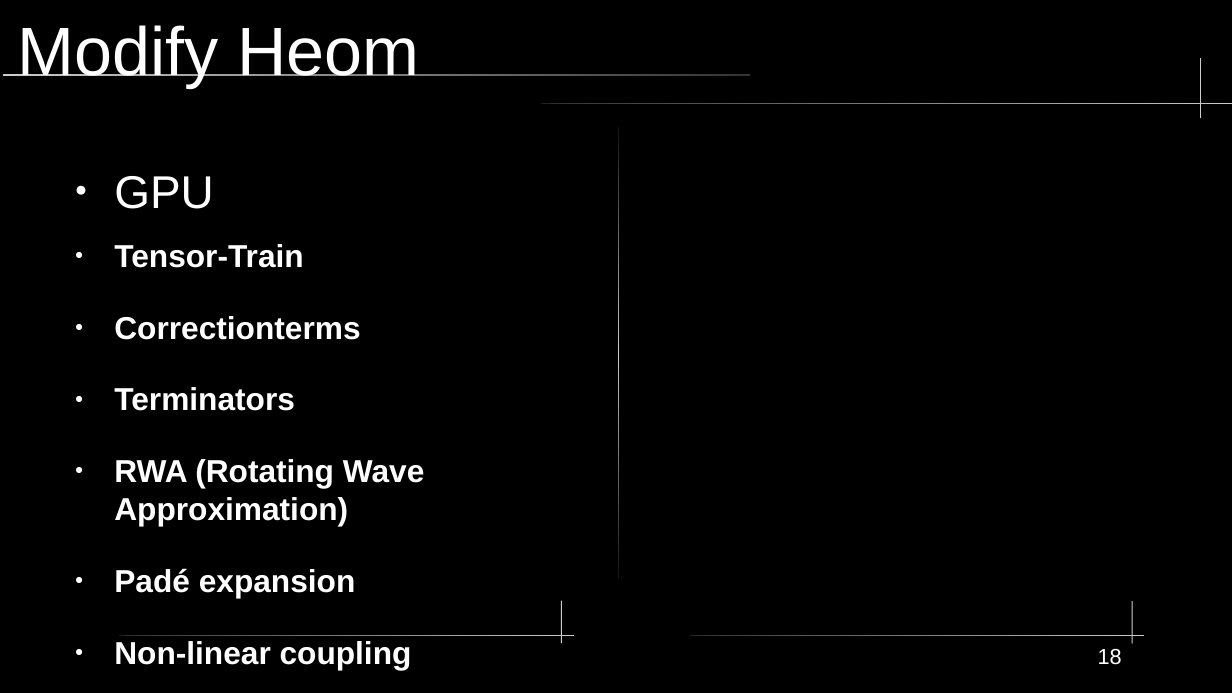
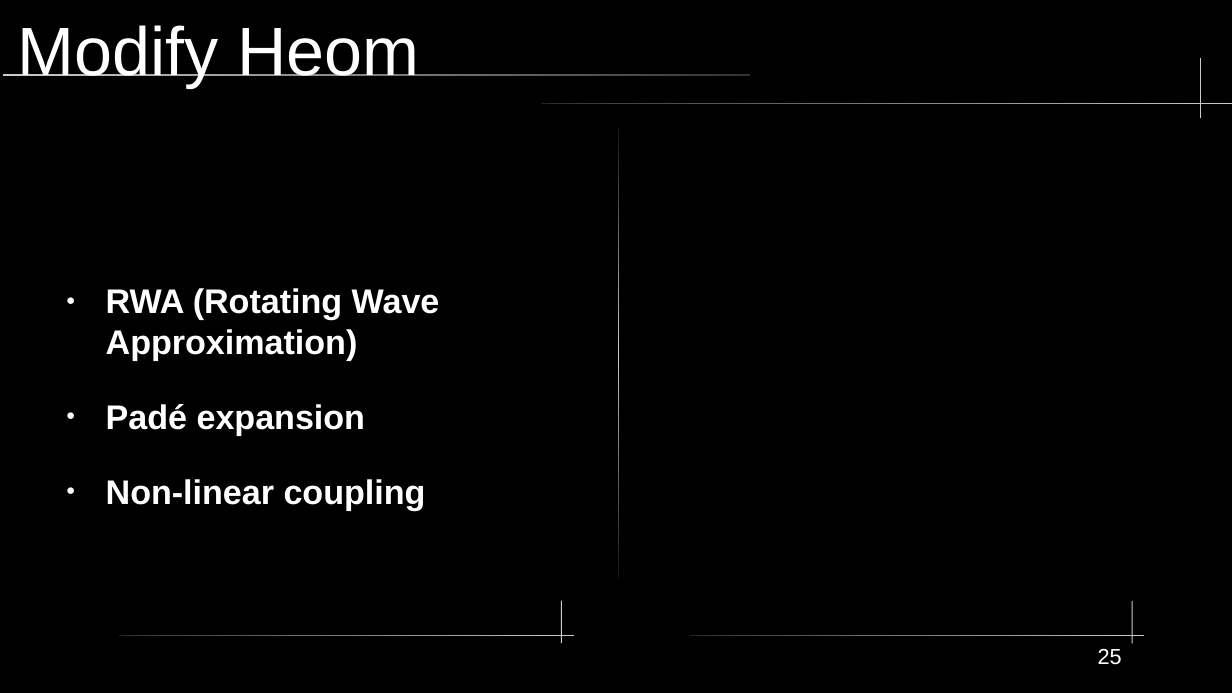
Before and after one commit to SanderStammbach/Sanders-Studium, a slide deck: slide 25 of vortrag1-heom/Powerpoint.odp (slide 18 before the commit). Drawn at 1232x693 pixels with LibreOffice and Linux fonts; fonts in the diff are those of the drawing. Boxes give left, top, right and bottom in pixels: in the first picture for what was removed or moved away, otherwise in the second. Text is boxed around its words. In the diff, an @@ line names an element or a change of style, - is before the commit and + after.

```diff
--- a/vortrag1-heom/Powerpoint.odp
+++ b/vortrag1-heom/Powerpoint.odp
@@ text at (114, 176, 360, 411): paragraphs removed @@
-● GPU
-● Tensor-Train
-● Correctionterms
-● Terminators
@@ text "RWA (Rotating Wave Approximation)": place and size @@
-text "RWA (Rotating Wave Approximation)" at (114, 176, 425, 670)
+text "RWA (Rotating Wave Approximation)" at (106, 288, 440, 510)
@@ text "RWA (Rotating Wave Approximation)" at (106, 288, 440, 510): size 20.4 to 22 pt @@
@@ page number at (1098, 649, 1122, 665): text changed @@
-18
+25
```
Also in this commit, not shown: 8 other slides changed, 11 slides added, 2 slides removed, 1 other file.
